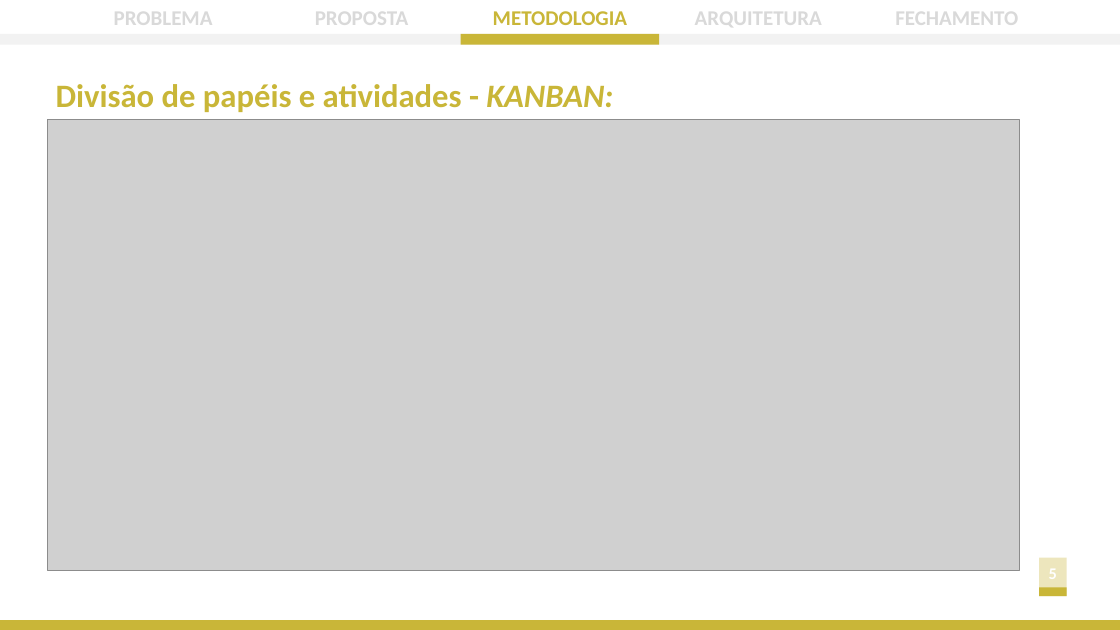
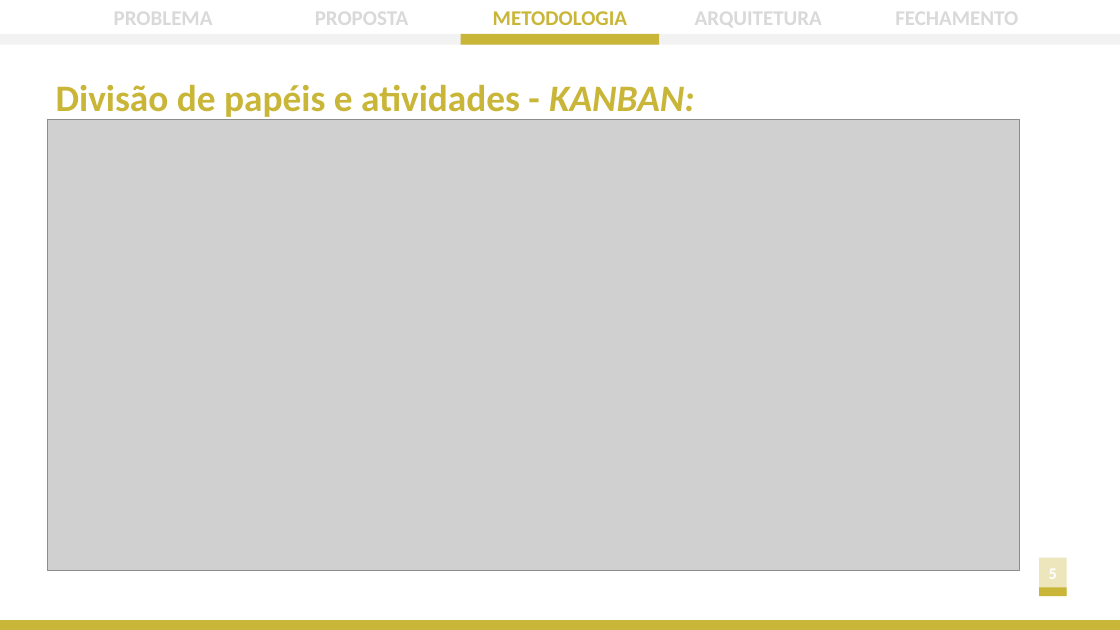
Before and after one commit to ICEI-PUC-Minas-PPLES-TI/plf-es-2022-2-ti1-7924100-mobilidade-urbana, a slide deck: slide 11 of docs/apresentacao/Apresentação - Sprint 4.pptx. Drawn at 1120x630 pixels with LibreOffice and Linux fonts; fonts in the diff are those of the drawing; grey boxes stand for pictures. Boxes give left, top, right and bottom in pixels: in the first picture for what was removed or moved away, otherwise in the second. Text is boxed around its words. In the diff, an @@ line names an element or a change of style, - is before the commit and + after.

```diff
--- a/docs/apresentacao/Apresentação - Sprint 4.pptx
+++ b/docs/apresentacao/Apresentação - Sprint 4.pptx
@@ text "Divisão de papéis e atividades ..." at bbox=[56, 84, 695, 121]: size 28 to 32 pt @@
```
Also in this commit, not shown: 12 other slides changed, 10 other files.
